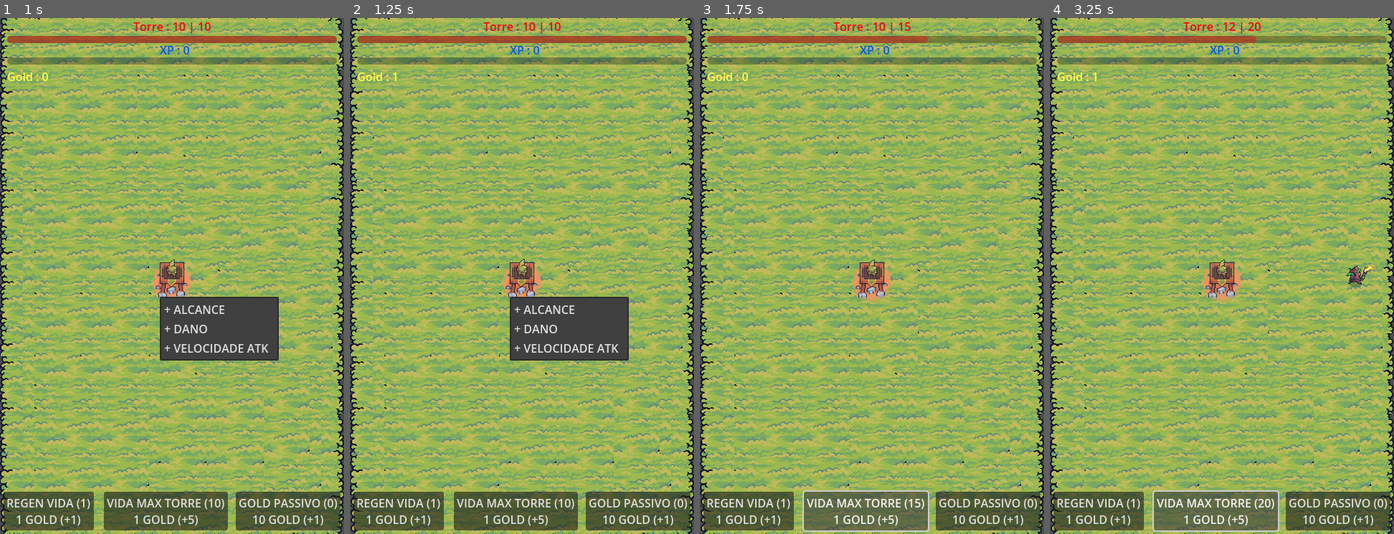
Above: before the commit, frames 1-4 (left to right).
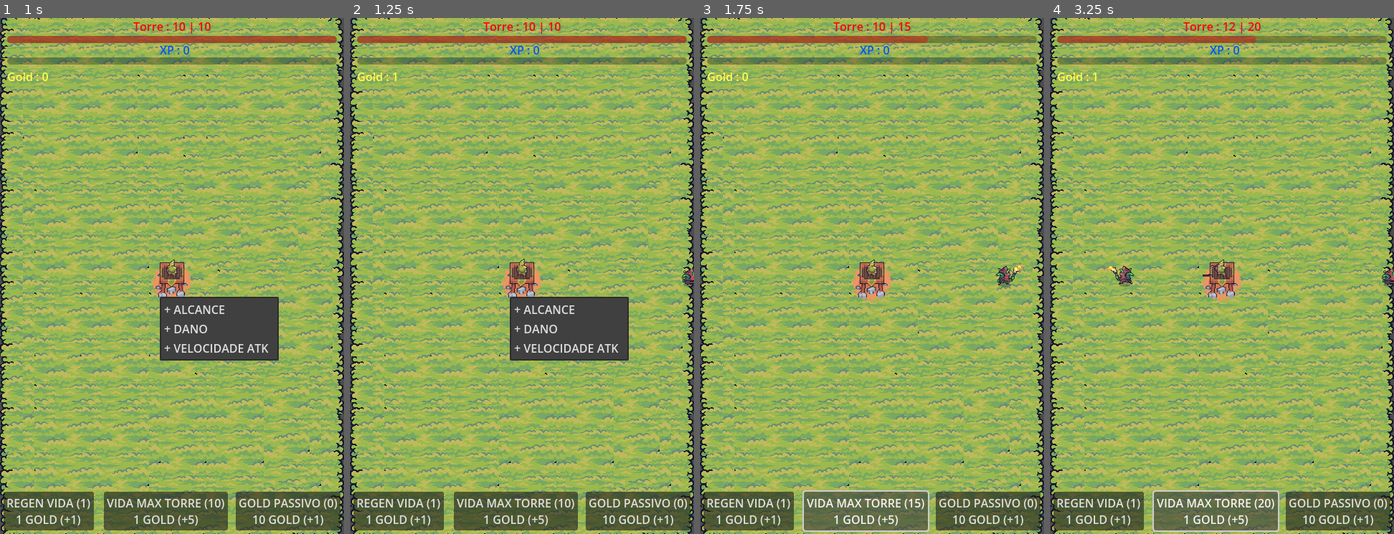
Above: after the commit, the same moments.

Repository: Nvsmp/Games
Game: Godot game, scene res://Scenes/main.tscn
Same seed, same stepped clock (60 frames per second), same inputs: the game is played once before the commit and once after it.
Inputs (mouse positions are in pixels of both pictures, inside the frame that each line leads up to):
- Up to frame 1 (1 s): click (172, 281) at 0.5 s
- Up to frame 2 (1.25 s): no input
- Up to frame 3 (1.75 s): click "VIDA MAX TORRE (10) 1 GOLD (+…" at 1.25 s
- Up to frame 4 (3.25 s): click "VIDA MAX TORRE (15) 1 GOLD (+…" at 2 s; click "VIDA MAX TORRE (20) 1 GOLD (+…" at 2.75 s

Frame 1 is identical in both runs. In frame 2, less than 0.1% of the frame differs, in the area x 96-100%, y 48-53%; in frame 3, 0.2%; in frame 4, 0.5%, in the area x 15-100%, y 46-53%.

Commit message:
Spaws randomizados/correcao bug tempo de CD baixo

Diff:
--- a/IdleLeveling/Scenes/main.tscn
+++ b/IdleLeveling/Scenes/main.tscn
@@ -21,7 +21,9 @@
 var regen_vida_torre:int = 0
 var preco_up_regen_vida:int = 5
 var preco_up_life_torre_max:int = 10
-var dicionario_pos_spawn = {1:Vector2(500,360)}
+var position_torre:Vector2 = Vector2(240,360)
+var dicionario_pos_spawn = {1:Vector2(-20,360),2:Vector2(500,360)}
+var num:int
 
 # Called when the node enters the scene tree for the first time.
 func _ready():
@@ -36,7 +38,6 @@
 # Called every frame. 'delta' is the elapsed time since the previous frame.
 func _process(delta):
 	#print(screen_size)
-
 	$LabelGold.set(\"text\", \"Gold : \"+str(gold))
 	$LabelLife.set(\"text\", \"Torre : \"+str($Torre.vida_torre)+\" | \"+ str($Torre.vida_torre_max))
 	$LabelXP.set(\"text\", \"XP : \"+str($Torre.xp))
@@ -46,6 +47,7 @@
 	$ButtonUpRegenVida.set(\"text\",\"REGEN VIDA (\"+str( $Torre.regen_vida)+\")\\n\"+str($Torre.preco_up_regen_vida)+\" GOLD (+1)\")
 	$ButtonUpTorre.set(\"text\", \"VIDA MAX TORRE (\"+str($Torre.vida_torre_max)+\")\\n\"+str($Torre.preco_up_vida_max)+\" GOLD (+5)\")
 	#print(dicionario_pos_spawn[1])
+	#print_debug(\"POS TORRE: \"+ str($Torre.position) )
 
 func _on_timer_gold_passivo_timeout():
 	gold += gold_passivo
@@ -60,15 +62,17 @@
 		$Torre.regen_vida += 1
 		gold -= $Torre.preco_up_regen_vida
 
-
 func _on_timer_spawn_mob_timeout():
+	num = randi_range(1,2)
 	var mob = mob_scene.instantiate()
-	mob.position = dicionario_pos_spawn[1]
+	mob.position = dicionario_pos_spawn[num]
+	mob.set_dir($Torre.position)
 	#print(mob.get_child(0).get_property_list())
-	mob.get_child(0).set(\"flip_h\", true)
+	if mob.position.x > 240:
+		mob.get_child(0).set(\"flip_h\", true)
 	mob.dano = 2
 	add_child(mob)
-
+	print_debug(\"Mob Spawnou\")
 
 func _on_button_up_gold_passivo_pressed():
 	gold_passivo += 1
@@ -3672,7 +3676,6 @@
 10 GOLD (+1)"
 
 [node name="TimerSpawnMob" type="Timer" parent="."]
-wait_time = 2.0
 autostart = true
 
 [connection signal="pressed" from="ButtonUpTorre" to="." method="_on_button_up_torre_pressed"]
--- a/IdleLeveling/Scenes/torre.tscn
+++ b/IdleLeveling/Scenes/torre.tscn
@@ -208,7 +208,6 @@
 autostart = true
 
 [node name="TimerCD" type="Timer" parent="."]
-wait_time = 0.1
 
 [connection signal="area_entered" from="range" to="." method="_on_range_area_entered"]
 [connection signal="area_entered" from="area2d_hitbox" to="." method="_on_area_2d_hitbox_area_entered"]
--- a/IdleLeveling/Scripts/enemy_1.gd
+++ b/IdleLeveling/Scripts/enemy_1.gd
@@ -1,16 +1,21 @@
 extends Node2D
 
-@export var speed:int = 400
+@export var speed:int = 100
 @export var dano:int = 1
 @export var vida:int = 1
+var dir:Vector2
 # Called when the node enters the scene tree for the first time.
 func _ready():
 	pass # Replace with function body.
 	$AnimatedSprite2DEnemy.play("walking")
 
-
 # Called every frame. 'delta' is the elapsed time since the previous frame.
 func _process(delta):
-	position.x -= 1
+	if dir != null:
+		position += dir * speed * delta
 	if vida <= 0:
 		queue_free()
+
+func set_dir(vetor_alvo) -> void:
+	dir = vetor_alvo - position
+	dir = dir.normalized()
--- a/IdleLeveling/Scripts/flecha.gd
+++ b/IdleLeveling/Scripts/flecha.gd
@@ -8,7 +8,6 @@
 func _ready():
 	pass
 
-
 # Called every frame. 'delta' is the elapsed time since the previous frame.
 func _process(delta):
 	position += direcao * speed * delta
@@ -18,9 +17,7 @@
 	direcao = dir - pos_torre
 	direcao = direcao.normalized()
 
-
-
 func _on_area_entered(area):
-	print("hit")
+	#print("hit")
 	area.vida -= dano
 	queue_free()
--- a/IdleLeveling/Scripts/torre.gd
+++ b/IdleLeveling/Scripts/torre.gd
@@ -10,12 +10,12 @@
 var atacando:bool = false
 var array_inimigos:Array = []
 @export var tiro_em_cd:bool = false
+var last_enemy_pos: Vector2
 # Called when the node enters the scene tree for the first time.
 func _ready():
 	pass # Replace with function body.
 	$AnimatedSprite2D.play("1")
 	$AnimatedSprite2D/Arqueiro.play("idle")
-
 
 # Called every frame. 'delta' is the elapsed time since the previous frame.
 func _process(delta):
@@ -25,46 +25,37 @@
 		$AnimatedSprite2D/Arqueiro.play("idle")
 	#printt("Array de inimigos: "+ str(array_inimigos))
 	if !array_inimigos.is_empty():
-		atacando = true
 		if str(array_inimigos[0]) == "<Freed Object>":
 			array_inimigos.remove_at(0)
+
+	if !array_inimigos.is_empty():
+		atacando = true
+		last_enemy_pos = array_inimigos[0].position
 		if !tiro_em_cd:
-			#print("tiro")
 			var flecha = flecha_scene.instantiate()
 			flecha.position = Vector2.ZERO
-			flecha.set_dir(array_inimigos[0].position, position)
+			flecha.set_dir(last_enemy_pos, position)
 			add_child(flecha)
 			tiro_em_cd = true
 			$TimerCD.start()
-
-
 	else:
 		atacando = false
 
-
 func uparVida()->void:
 	vida_torre_max += 5
-
 
 func _on_timer_regen_vida_timeout():
 	vida_torre += regen_vida
 	if vida_torre > vida_torre_max:
 		vida_torre = vida_torre_max
 
-
 func _on_range_area_entered(area):
-	print("Inimigo entrou no range da torre")
+	#print("Inimigo entrou no range da torre")
 	array_inimigos.append(area)
-
-
 
 func _on_area_2d_hitbox_area_entered(area):
 	area.queue_free()
 	vida_torre -= area.dano
 
-
-
-
-
 func _on_timer_cd_timeout():
 	tiro_em_cd = false
